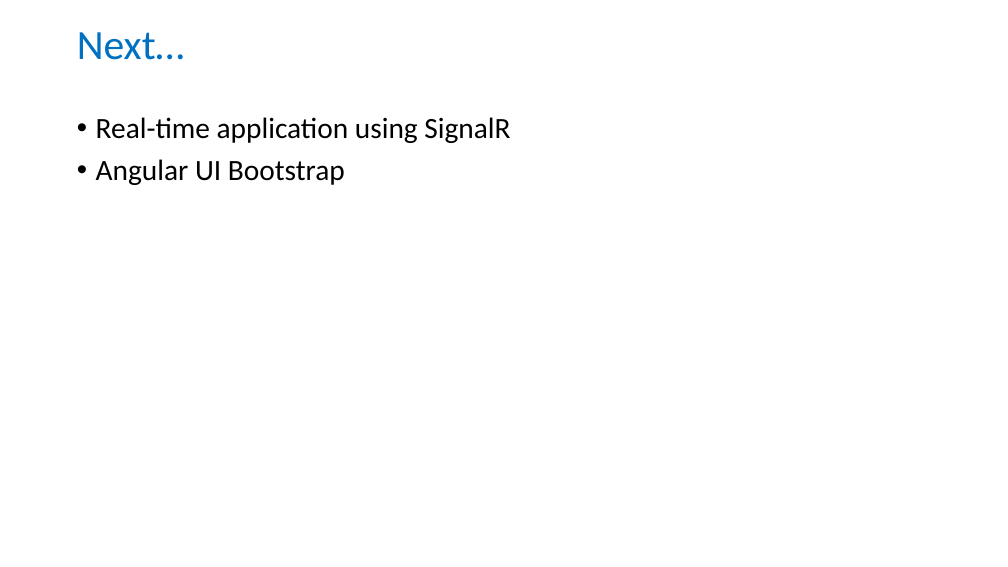
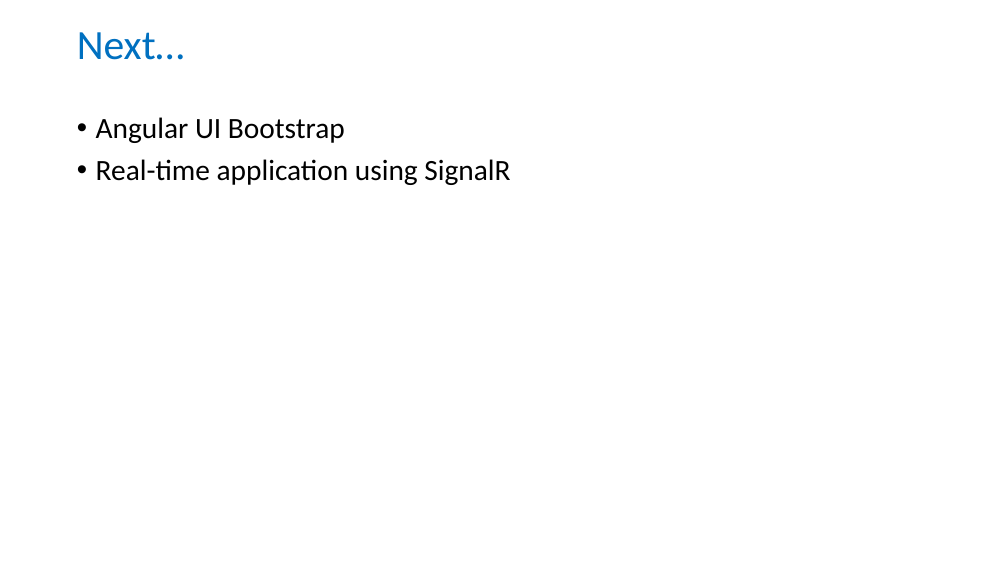
Before and after one commit to twisha/whyspa, a slide deck: slide 6 of Diagram/AngularJs + ASP.pptx (slide 5 before the commit). Drawn at 1008x567 pixels with LibreOffice and Linux fonts; fonts in the diff are those of the drawing. Boxes give left, top, right and bottom in pixels: in the first picture for what was removed or moved away, otherwise in the second. Text is boxed around its words. In the diff, an @@ line names an element or a change of style, - is before the commit and + after.

```diff
--- a/Diagram/AngularJs + ASP.pptx
+++ b/Diagram/AngularJs + ASP.pptx
@@ text at (96,117,345,143): paragraph added @@
+• Angular UI Bootstrap
@@ text at (96,159,345,185): paragraph removed @@
-• Angular UI Bootstrap
```
Also in this commit, not shown: 1 slide added, 1 other file.
